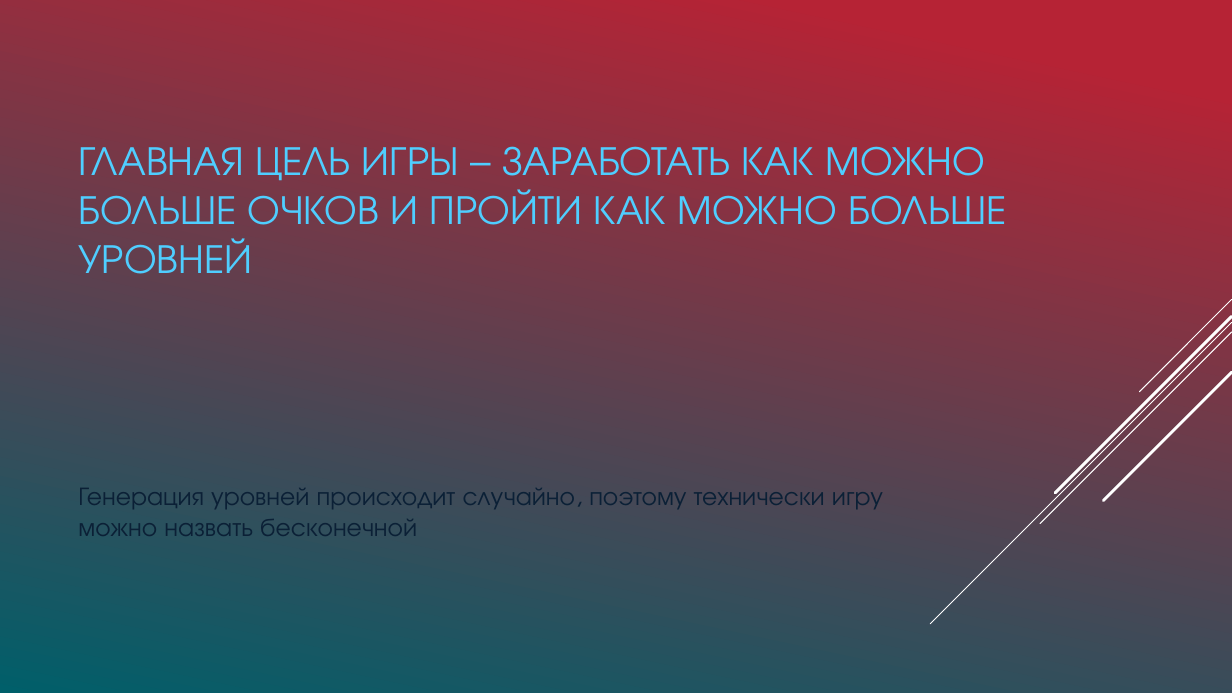
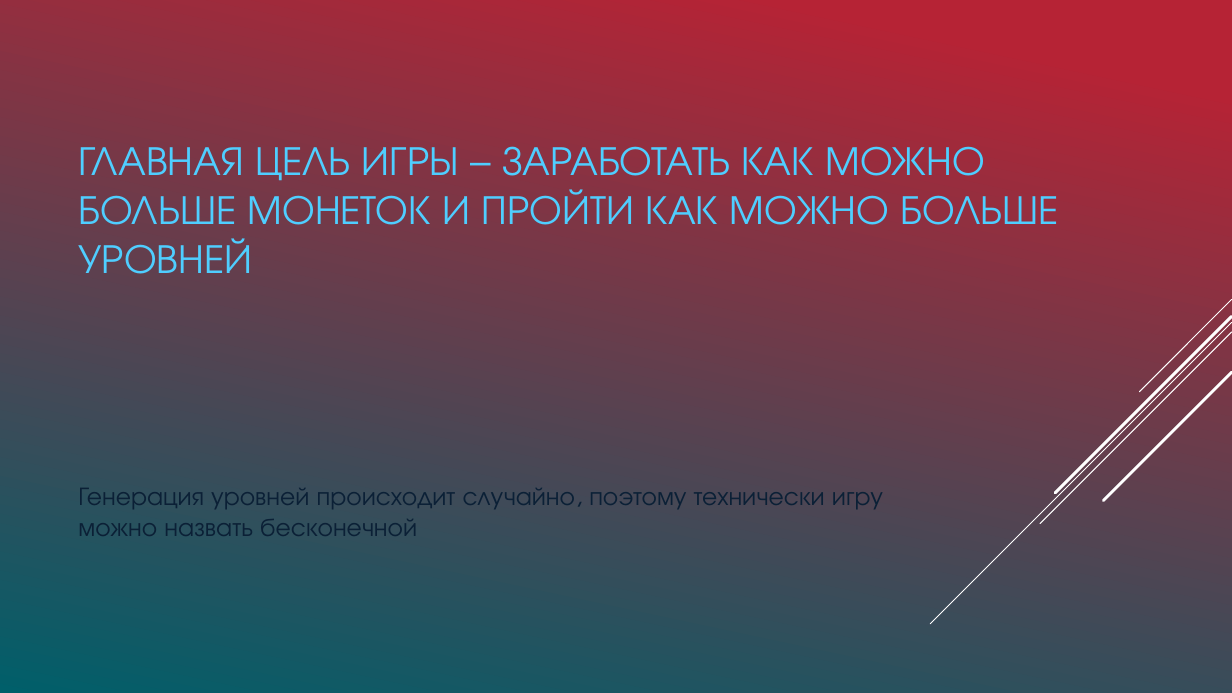
Before and after one commit to mav735/PygameEscapeFrom, a slide deck: slide 2 of Presentation/Проект PyGame.pptx. Drawn at 1232x693 pixels with LibreOffice and Linux fonts; fonts in the diff are those of the drawing. Boxes give left, top, right and bottom in pixels: in the first picture for what was removed or moved away, otherwise in the second. Text is boxed around its words. In the diff, an @@ line names an element or a change of style, - is before the commit and + after.

```diff
--- a/Presentation/Проект PyGame.pptx
+++ b/Presentation/Проект PyGame.pptx
@@ title at (78, 146, 1058, 274): text changed @@
-ГЛАВНАЯ ЦЕЛЬ ИГРЫ – ЗАРАБОТАТЬ КАК МОЖНО БОЛЬШЕ ОЧКОВ И ПРОЙТИ КАК МОЖНО БОЛЬШЕ УРОВНЕЙ
+ГЛАВНАЯ ЦЕЛЬ ИГРЫ – ЗАРАБОТАТЬ КАК МОЖНО БОЛЬШЕ МОНЕТОК И ПРОЙТИ КАК МОЖНО БОЛЬШЕ УРОВНЕЙ
```
Also in this commit, not shown: 2 other slides changed, 6 slides added.
